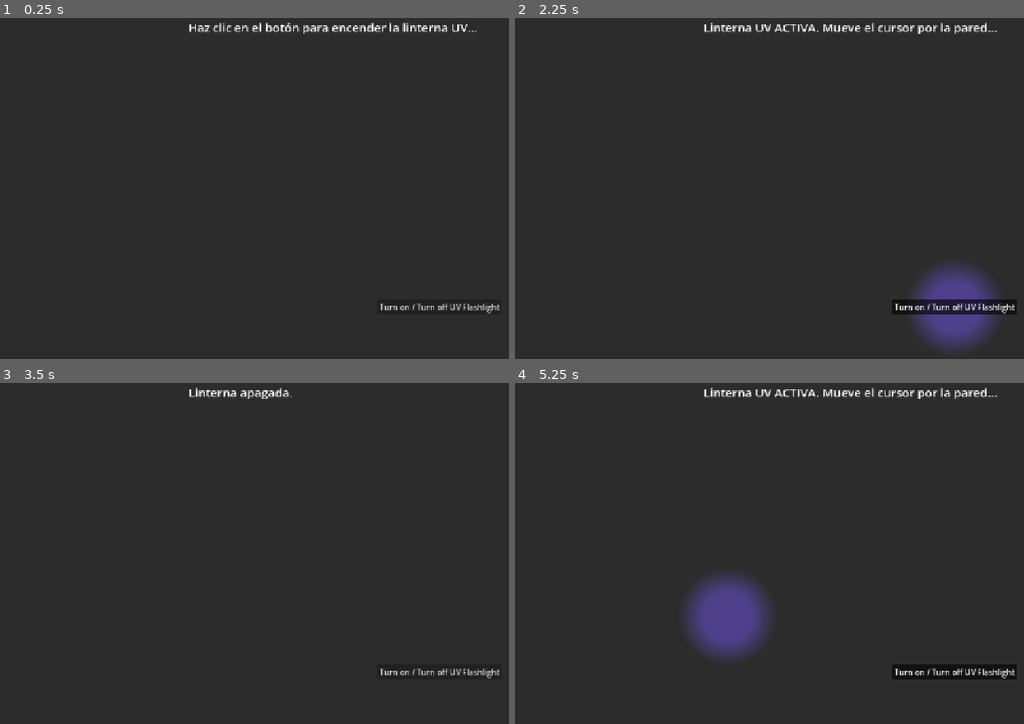
Above: before the commit, frames 1-4 (two rows, left to right).
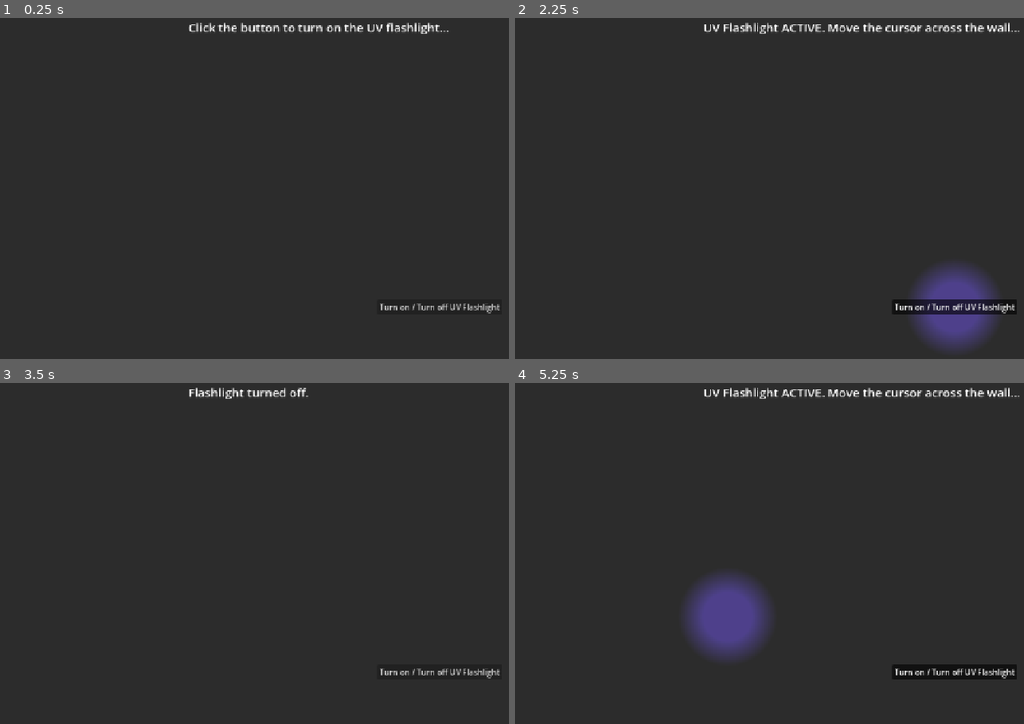
Above: after the commit, the same moments.

Repository: Ensosurei/DrVance-escaperoom
Game: Godot game, scene res://UVFlashlight.tscn
The game is run twice, just before and just after one commit, with the same random seed, the same clock (stepped at 60 frames per second) and the same inputs. The project has no main scene, so this scene is started directly.
Inputs (mouse positions are in pixels of both pictures, inside the frame that each line leads up to):
- Up to frame 1 (0.25 s): no input
- Up to frame 2 (2.25 s): click "Turn on / Turn off UV Flashli…" at 0.5 s; click "Turn on / Turn off UV Flashli…" at 1.25 s; click "Turn on / Turn off UV Flashli…" at 2 s
- Up to frame 3 (3.5 s): tap Enter at 2.75 s; move the mouse to (386, 526) at 2.77 s
- Up to frame 4 (5.25 s): tap Space at 3.5, 5 s; move the mouse to (632, 563) at 3.52 s; tap Enter at 4.25 s; move the mouse to (825, 464) at 4.27 s; move the mouse to (728, 618) at 5.02 s

The runs differ from the first frame. In frame 1, 0.9% of the frame differs, in the area x 37-94%, y 1-5%; in frame 2, 1.0%, in the area x 37-100%, y 1-5%; in frame 3, 0.4%; in frame 4, 1.0%.

Commit message:
feat(flashlight): add audio effects for UV flashlight interaction

Diff:
--- a/UVFlashlight.gd
+++ b/UVFlashlight.gd
@@ -12,15 +12,16 @@
 @onready var hidden_clue: Label = $HiddenClue
 @onready var digit_label: Label = $DigitLabel
 
+# Referencias para los dos sonidos
+@onready var switch_sound: AudioStreamPlayer = $SwitchSound
+@onready var loop_sound: AudioStreamPlayer = $LoopSound
+
 
 func _ready() -> void:
-	digit_label.text = "Haz clic en el botón para encender la linterna UV..."
+	digit_label.text = "Click the button to turn on the UV flashlight..."
 
-	# Ocultar completamente el número al inicio para que no se distinga en la pared
 	hidden_clue.visible = false
 	flashlight_beam.visible = false
-
-	# Asegurar el pivote al centro del Panel para que siga el mouse correctamente
 	flashlight_beam.pivot_offset = flashlight_beam.size / 2.0
 
 	flashlight_button.toggled.connect(_on_flashlight_toggled)
@@ -36,28 +37,36 @@
 		return
 	flashlight_on = toggled_on
 	flashlight_beam.visible = toggled_on
+
+	# 1. Reproducir siempre el sonido de clic/switch al alternar
+	if switch_sound:
+		switch_sound.play()
+
 	if toggled_on:
-		digit_label.text = "Linterna UV ACTIVA. Mueve el cursor por la pared..."
+		digit_label.text = "UV Flashlight ACTIVE. Move the cursor across the wall..."
+		# 2. Reproducir el zumbido continuo en bucle mientras esté encendida
+		if loop_sound and not loop_sound.playing:
+			loop_sound.play()
 	else:
-		digit_label.text = "Linterna apagada."
+		digit_label.text = "Flashlight turned off."
+		# 3. Detener el zumbido cuando se apaga
+		if loop_sound and loop_sound.playing:
+			loop_sound.stop()
 
 
 func _process(_delta: float) -> void:
 	if not flashlight_on or is_completed:
 		return
 
-	# El centro del círculo de luz sigue la posición exacta del cursor
 	flashlight_beam.global_position = get_global_mouse_position() - (flashlight_beam.size / 2.0)
 
-	# Detectar la distancia entre el centro de la luz y la posición del número oculto
 	var beam_center = flashlight_beam.global_position + (flashlight_beam.size / 2.0)
 	var clue_center = hidden_clue.global_position + (hidden_clue.size / 2.0)
 	var distance = beam_center.distance_to(clue_center)
 
-	# Cuando el haz de luz pase por encima del área del número oculto (menos de 70px)
 	if distance < 70.0:
 		hidden_clue.visible = true
-		hidden_clue.modulate = Color(0.2, 0.9, 1.0, 1.0) # Se ilumina brillante
+		hidden_clue.modulate = Color(0.2, 0.9, 1.0, 1.0)
 		_complete_puzzle()
 
 
@@ -66,5 +75,10 @@
 	flashlight_on = false
 	flashlight_beam.visible = false
 	flashlight_button.disabled = true
-	digit_label.text = "DÍGITO DE CÓDIGO ENCONTRADO: " + assigned_digit
+	digit_label.text = "CODE DIGIT FOUND: " + assigned_digit
+
+	# Detener el zumbido al resolver el puzzle
+	if loop_sound and loop_sound.playing:
+		loop_sound.stop()
+
 	puzzle_solved.emit(assigned_digit)
--- a/UVFlashlight.tscn
+++ b/UVFlashlight.tscn
@@ -1,6 +1,8 @@
 [gd_scene format=3 uid="uid://bhhix7u7wns1w"]
 
 [ext_resource type="Script" uid="uid://dcbeyldtr4yyf" path="res://UVFlashlight.gd" id="1_xfup5"]
+[ext_resource type="AudioStream" uid="uid://dqkijgwkatevo" path="res://sounds/FlashlightClick.mp3" id="2_cfrtu"]
+[ext_resource type="AudioStream" uid="uid://cmvpheye400q3" path="res://sounds/FlashlightOn.mp3" id="3_e1b3b"]
 
 [sub_resource type="StyleBoxFlat" id="StyleBoxFlat_g1lnk"]
 bg_color = Color(0.61960787, 0, 1, 0.015686275)
@@ -62,3 +64,10 @@
 offset_right = 567.0
 offset_bottom = 70.0
 theme_override_font_sizes/font_size = 24
+
+[node name="SwitchSound" type="AudioStreamPlayer" parent="." unique_id=745527364]
+stream = ExtResource("2_cfrtu")
+
+[node name="LoopSound" type="AudioStreamPlayer" parent="." unique_id=1167959073]
+stream = ExtResource("3_e1b3b")
+volume_db = -10.62
Not shown, changed: sounds/FlashlightClick.mp3.import
Not shown, changed: sounds/FlashlightOn.mp3.import
Not shown, changed: sounds/FlashlightClick.mp3
Not shown, changed: sounds/FlashlightOn.mp3
